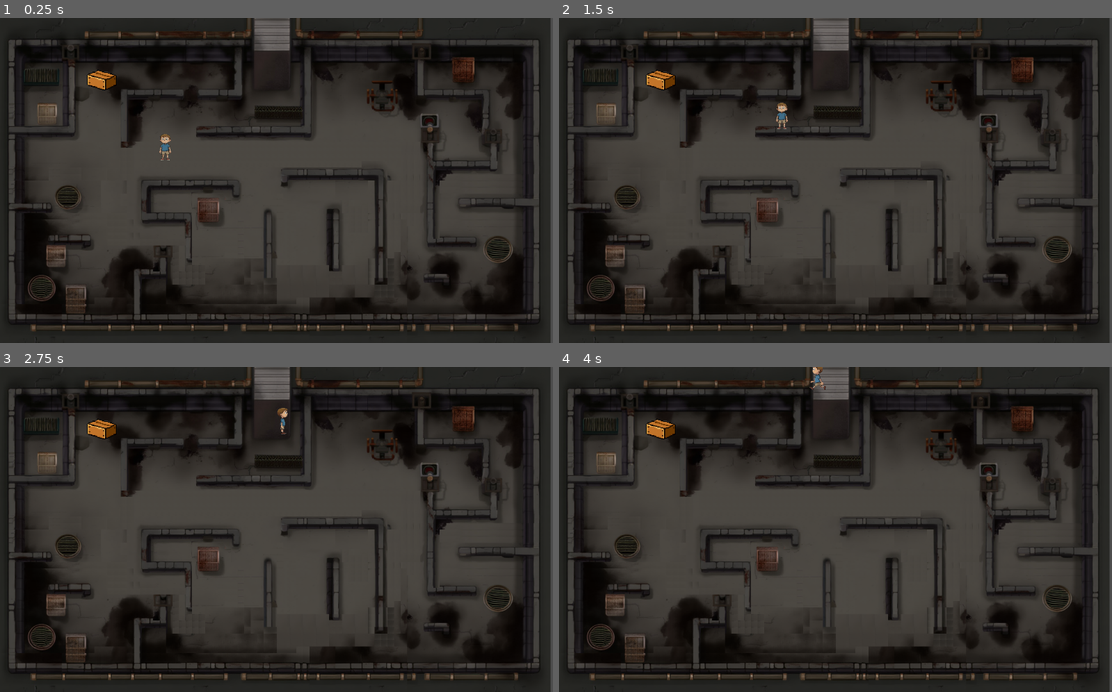
Above: before the commit, frames 1-4 (two rows, left to right).
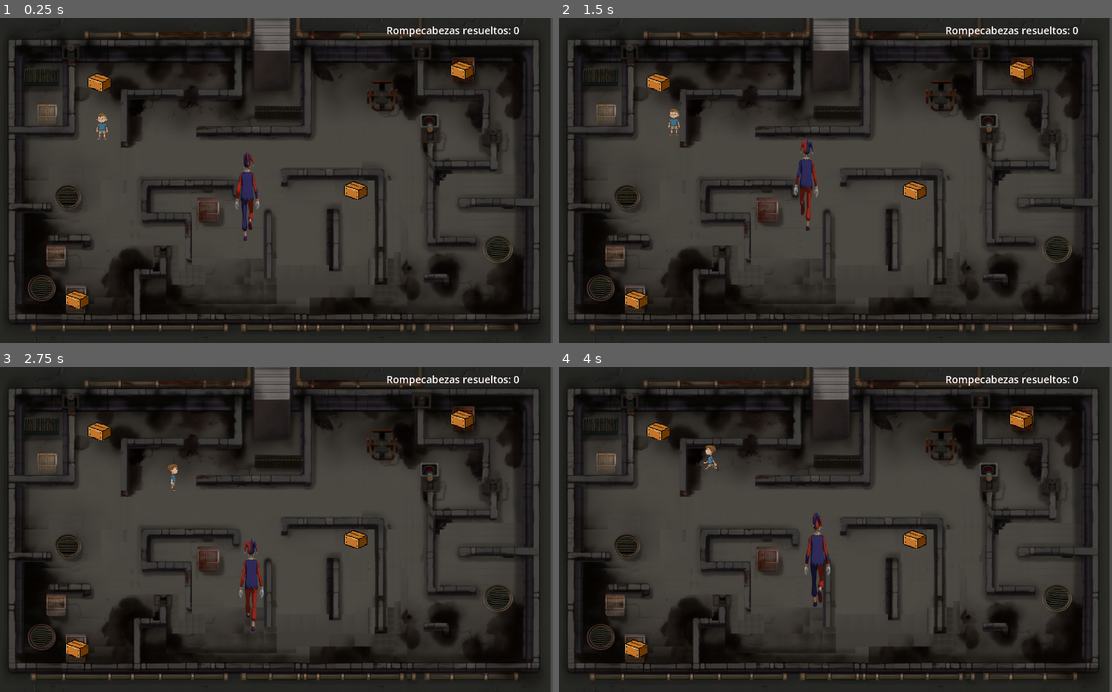
Above: after the commit, the same moments.

Repository: ErnestoGuz/consolechaos
Game: Godot game, scene res://nivel2/scenes/Mundo-2.tscn
The game is run twice, just before and just after one commit, with the same random seed, the same clock (stepped at 60 frames per second) and the same inputs. This scene is started directly instead of the project's main scene.
Inputs (mouse positions are in pixels of both pictures, inside the frame that each line leads up to):
- Up to frame 1 (0.25 s): no input
- Up to frame 2 (1.5 s): move the mouse to (957, 164) at 0.52 s; hold Right (idle_derecha_new) 0.53-1.28 s; hold Up (idle_espalda_new) 0.53-1.28 s; click (957, 164) at 0.67 s; move the mouse to (724, 196) at 1.27 s; hold Down (idle_abajo_new) from 1.28 s (still down); tap Up (idle_espalda_new) at 1.35 s; click (724, 196) at 1.42 s
- Up to frame 3 (2.75 s): move the mouse to (331, 458) at 2.02 s; release Down (idle_abajo_new) at 2.03 s; hold Right (idle_derecha_new) from 2.03 s (still down); hold Up (idle_espalda_new) from 2.03 s (still down); click (331, 458) at 2.17 s
- Up to frame 4 (4 s): move the mouse to (807, 594) at 2.77 s; release Up (idle_espalda_new) at 2.78 s; tap Up (idle_espalda_new) at 2.85 s; click (807, 594) at 2.92 s; move the mouse to (1001, 578) at 3.52 s; release Right (idle_derecha_new) at 3.53 s; hold Left (idle_izquierda_new) from 3.53 s (still down); hold Up (idle_espalda_new) from 3.53 s (still down); click (1001, 578) at 3.67 s

The runs differ from the first frame. In frame 1, 1.7% of the frame differs, in the area x 11-94%, y 2-90%; in frame 2, 1.8%; in frame 3, 1.7%; in frame 4, 1.8%, in the area x 11-94%, y 0-90%.
Error after the commit: Parse Error: Expected resource path after "(". (res://nivel2/Rompecabezas/slide_puzzle_2.0.gd:41)

Commit message:
modificaciones nivel 2

Diff:
--- /dev/null
+++ b/nivel2/Rompecabezas/Puzzlebox.tscn
@@ -0,0 +1,34 @@
+[gd_scene load_steps=7 format=3 uid="uid://ct1hkljg5u4re"]
+
+[ext_resource type="Script" uid="uid://di6imt2sq1syk" path="res://nivel2/Rompecabezas/puzzlebox.gd" id="1_a3sut"]
+[ext_resource type="Texture2D" uid="uid://dwjd5cmevnwc7" path="res://nivel2/images/box.png" id="1_mtutm"]
+[ext_resource type="PackedScene" uid="uid://4o28ss4wqxra" path="res://nivel2/Rompecabezas/SlidePuzzle2.0.tscn" id="2_kgx5t"]
+[ext_resource type="Texture2D" uid="uid://ks6dgfskjbk0" path="res://nivel2/images/descarga.jpg" id="3_kgx5t"]
+
+[sub_resource type="RectangleShape2D" id="RectangleShape2D_a3sut"]
+size = Vector2(84.75, 77)
+
+[sub_resource type="RectangleShape2D" id="RectangleShape2D_t6jbs"]
+size = Vector2(76, 57.875)
+
+[node name="Node2d" type="Node2D"]
+script = ExtResource("1_a3sut")
+puzzle_scene = ExtResource("2_kgx5t")
+puzzle_image = ExtResource("3_kgx5t")
+
+[node name="Area2D" type="Area2D" parent="."]
+
+[node name="CollisionShape2D" type="CollisionShape2D" parent="Area2D"]
+position = Vector2(-2, -7)
+shape = SubResource("RectangleShape2D_a3sut")
+
+[node name="StaticBody2D" type="StaticBody2D" parent="."]
+
+[node name="CollisionShape2D" type="CollisionShape2D" parent="StaticBody2D"]
+position = Vector2(-2, -2)
+shape = SubResource("RectangleShape2D_t6jbs")
+
+[node name="Sprite2D" type="Sprite2D" parent="."]
+position = Vector2(0.9999995, -4.7683716e-07)
+scale = Vector2(0.17400001, 0.17999999)
+texture = ExtResource("1_mtutm")
--- a/nivel2/Rompecabezas/Puzzletigger.gd
+++ /dev/null
@@ -1,23 +0,0 @@
-extends Node2D
-
-@export var SlidePuzzle: PackedScene
-var puzzle_instance: CanvasLayer
-
-func _ready():
-	$Area2D.body_entered.connect(_on_body_entered)
-
-func _on_body_entered(body):
-	if body.name == "Jugador" and not puzzle_instance:
-		puzzle_instance = SlidePuzzle.instantiate()
-		get_tree().root.add_child(puzzle_instance)  # Agrega al árbol de UI
-
-		# Centrar el Control dentro del CanvasLayer
-		var screen_size = get_viewport().get_visible_rect().size
-		puzzle_instance.get_node("Control").position = screen_size / 2
-
-		# Conectar señal para cerrar automáticamente
-		puzzle_instance.puzzle_completed.connect(_on_puzzle_completed)
-
-func _on_puzzle_completed():
-	puzzle_instance.queue_free()
-	puzzle_instance = null
--- a/nivel2/Rompecabezas/Puzzletigger.tscn
+++ /dev/null
@@ -1,34 +0,0 @@
-[gd_scene load_steps=6 format=3 uid="uid://dqrx83xkb7wm3"]
-
-[ext_resource type="Script" uid="uid://www4qdx8gjks" path="res://nivel2/Rompecabezas/Puzzletigger.gd" id="1_l0yol"]
-[ext_resource type="PackedScene" uid="uid://dvlx1c8sq5vp" path="res://nivel2/Slidepuzzle.tscn" id="2_exx30"]
-[ext_resource type="Texture2D" uid="uid://dwjd5cmevnwc7" path="res://nivel2/images/box.png" id="2_j2df0"]
-
-[sub_resource type="RectangleShape2D" id="RectangleShape2D_jtvc7"]
-size = Vector2(69, 50)
-
-[sub_resource type="RectangleShape2D" id="RectangleShape2D_j2df0"]
-size = Vector2(112, 80)
-
-[node name="Puzzletigger" type="Node2D"]
-script = ExtResource("1_l0yol")
-SlidePuzzle = ExtResource("2_exx30")
-
-[node name="StaticBody2D" type="StaticBody2D" parent="."]
-
-[node name="Sprite2D" type="Sprite2D" parent="StaticBody2D"]
-position = Vector2(216.00002, 104)
-scale = Vector2(0.224, 0.192)
-texture = ExtResource("2_j2df0")
-
-[node name="CollisionShape2D" type="CollisionShape2D" parent="StaticBody2D"]
-position = Vector2(213.5, 104)
-shape = SubResource("RectangleShape2D_jtvc7")
-
-[node name="Area2D" type="Area2D" parent="."]
-
-[node name="CollisionShape2D" type="CollisionShape2D" parent="Area2D"]
-position = Vector2(216, 104)
-shape = SubResource("RectangleShape2D_j2df0")
-
-[connection signal="body_entered" from="Area2D" to="." method="_on_area_2d_body_entered"]
--- a/nivel2/Rompecabezas/SlidePuzzle.tscn
+++ b/nivel2/Rompecabezas/SlidePuzzle.tscn
@@ -11,36 +11,41 @@
 
 [node name="ColorRect" type="ColorRect" parent="."]
 layout_mode = 0
-offset_right = 488.0
-offset_bottom = 328.0
+offset_top = 8.0
+offset_right = 752.0
+offset_bottom = 568.0
 color = Color(0.6843959, 0.4875852, 0.40320212, 1)
 
 [node name="Panel" type="Panel" parent="."]
 layout_mode = 0
-offset_right = 480.0
-offset_bottom = 320.0
+offset_right = 752.0
+offset_bottom = 568.0
 
 [node name="punto" type="Control" parent="Panel"]
-anchors_preset = 0
-offset_left = 128.0
-offset_top = 64.0
-offset_right = 128.0
-offset_bottom = 64.0
+layout_mode = 1
+anchors_preset = 8
+anchor_left = 0.5
+anchor_top = 0.5
+anchor_right = 0.5
+anchor_bottom = 0.5
+grow_horizontal = 2
+grow_vertical = 2
 
 [node name="Ganaste" type="Label" parent="Panel"]
 layout_mode = 0
 offset_left = 256.0
-offset_top = 232.0
+offset_top = 256.0
 offset_right = 455.0
-offset_bottom = 301.0
+offset_bottom = 325.0
 theme_override_colors/font_color = Color(1, 1, 0.09411765, 1)
 theme_override_font_sizes/font_size = 50
 text = "Ganaste"
 
 [node name="TimerLabel" type="Label" parent="Panel"]
 layout_mode = 0
-offset_left = 392.0
-offset_top = 8.0
-offset_right = 433.0
-offset_bottom = 31.0
+offset_left = 32.0
+offset_top = 160.0
+offset_right = 79.0
+offset_bottom = 186.0
+theme_override_font_sizes/font_size = 18
 text = "00:00"
--- /dev/null
+++ b/nivel2/Rompecabezas/SlidePuzzle2.0.tscn
@@ -0,0 +1,27 @@
+[gd_scene load_steps=3 format=3 uid="uid://4o28ss4wqxra"]
+
+[ext_resource type="Script" uid="uid://dvlly13vk1qh8" path="res://nivel2/Rompecabezas/slide_puzzle_2.0.gd" id="1_g4g1s"]
+[ext_resource type="Texture2D" uid="uid://bxuowjkqah5u0" path="res://nivel2/images/smile2.jpg" id="2_3umvj"]
+
+[node name="Node2D" type="Node2D"]
+script = ExtResource("1_g4g1s")
+image = ExtResource("2_3umvj")
+
+[node name="punto" type="Node2D" parent="."]
+position = Vector2(128, 64)
+
+[node name="Ganaste" type="Label" parent="."]
+offset_left = 160.0
+offset_top = 96.0
+offset_right = 288.0
+offset_bottom = 144.0
+theme_override_font_sizes/font_size = 30
+text = "Ganaste"
+
+[node name="TimerLabel" type="Label" parent="."]
+offset_left = 384.0
+offset_top = 16.0
+offset_right = 445.0
+offset_bottom = 50.0
+theme_override_font_sizes/font_size = 24
+text = "00:00"
--- a/nivel2/Rompecabezas/puzzle_canvas.tscn
+++ /dev/null
@@ -1,44 +0,0 @@
-[gd_scene format=3 uid="uid://cys1yj044bqa5"]
-
-[node name="CanvasLayer" type="CanvasLayer"]
-
-[node name="Control" type="Control" parent="."]
-layout_mode = 3
-anchors_preset = 0
-offset_right = 40.0
-offset_bottom = 40.0
-
-[node name="ColorRect" type="ColorRect" parent="Control"]
-layout_mode = 0
-offset_right = 464.0
-offset_bottom = 344.0
-
-[node name="Panel" type="Panel" parent="Control"]
-layout_mode = 0
-offset_right = 464.0
-offset_bottom = 328.0
-
-[node name="punto" type="Control" parent="Control/Panel"]
-anchors_preset = 0
-offset_left = 128.0
-offset_top = 64.0
-offset_right = 128.0
-offset_bottom = 64.0
-
-[node name="Ganaste" type="Label" parent="Control/Panel"]
-layout_mode = 0
-offset_left = 256.0
-offset_top = 232.0
-offset_right = 455.0
-offset_bottom = 301.0
-theme_override_colors/font_color = Color(1, 1, 0.09411765, 1)
-theme_override_font_sizes/font_size = 50
-text = "Ganaste"
-
-[node name="TimerLabel" type="Label" parent="Control/Panel"]
-layout_mode = 0
-offset_left = 392.0
-offset_top = 8.0
-offset_right = 433.0
-offset_bottom = 31.0
-text = "00:00"
--- /dev/null
+++ b/nivel2/Rompecabezas/puzzlebox.gd
@@ -0,0 +1,34 @@
+extends Node2D
+
+@export var puzzle_scene: PackedScene  # Aquí asignarás SlidePuzzle.tscn
+@export var puzzle_image: Texture2D    # Imagen personalizada para esta caja
+
+@onready var player = get_node("/root/Main/Jugador")
+
+func _ready():
+	$Area2D.connect("body_entered", Callable(self, "_on_body_entered"))
+
+func _on_body_entered(body):
+	if body.name != "Jugador":
+		return
+
+	var puzzle_instance = puzzle_scene.instantiate()
+	puzzle_instance.image = puzzle_image
+	puzzle_instance.visible = true
+
+	# Conectar señal para reactivar al jugador cuando se resuelva
+	puzzle_instance.puzzle_completed.connect(_on_puzzle_completed)
+
+	# Agregar el puzzle al escenario principal
+	get_tree().current_scene.add_child(puzzle_instance)
+
+	# Desactivar al jugador
+	player.set_process(false)
+	player.set_physics_process(false)
+
+func _on_puzzle_completed():
+	player.set_process(true)
+	player.set_physics_process(true)
+
+	var main= get_node("/root/Main")
+	main.increment_puzzle_count()
--- a/nivel2/Rompecabezas/slide_puzzle.gd
+++ b/nivel2/Rompecabezas/slide_puzzle.gd
@@ -18,7 +18,7 @@
 @onready var punto: Control = $Panel/punto
 @onready var win_label: Label = $Panel/Ganaste
 
-
+var max_time := 90.0  # Tiempo límite en segundos
 var start_time := 0.0
 var timer_running := false
 var piece_size := Vector2()
@@ -28,6 +28,8 @@
 var is_shuffling := false
 var is_solved := false
 var last_piece: TextureRect
+
+
 
 func _ready():
 	# Fondo semitransparente
@@ -95,6 +97,17 @@
 			tr.size = piece_size
 			tr.position = base_pos + Vector2(x, y) * piece_size
 			tr.mouse_filter = Control.MOUSE_FILTER_PASS
+
+			var label := Label.new()
+			label.text = str(y * cols + x + 1)
+			label.size = piece_size
+			label.horizontal_alignment = HORIZONTAL_ALIGNMENT_CENTER
+			label.vertical_alignment = VERTICAL_ALIGNMENT_CENTER
+			label.autowrap_mode = TextServer.AUTOWRAP_OFF
+			label.modulate= Color.BLACK
+			label.add_theme_color_override("font_size",24)
+
+			tr.add_child(label)
 			add_child(tr)
 
 			var piece = {
@@ -129,9 +142,9 @@
 		win_label.visible = false
 		win_label.modulate.a = 0.0
 
-	var num_moves = cols * rows * 10
+	var num_moves = cols * rows * 5
 	for i in range(num_moves):
-		await get_tree().create_timer(0.02).timeout
+		await get_tree().create_timer(0.01).timeout
 		random_move()
 	is_shuffling = false
 
@@ -201,6 +214,31 @@
 func _process(delta):
 	if timer_running:
 		var elapsed = Time.get_ticks_msec() / 1000.0 - start_time
+		var remaining = max_time - elapsed
+
+		if remaining <= 0.0:
+			timer_running= false
+			show_defeat()
+			return
+
 		var minutes = int(elapsed / 60)
 		var seconds = int(elapsed) % 60
 		timer_label.text = "%02d:%02d" % [minutes, seconds]
+
+func show_defeat():
+	timer_label.text= "01:30"
+	var defeat_label := Label.new()
+	defeat_label.text= "Tiempo agotado"
+	defeat_label.size = Vector2(300,50)
+	defeat_label.position = get_viewport().get_visible_rect().size / 2 - defeat_label.size / 2
+	defeat_label.horizontal_alignment = HORIZONTAL_ALIGNMENT_CENTER
+	defeat_label.vertical_alignment = VERTICAL_ALIGNMENT_CENTER
+	defeat_label.add_theme_color_override("font_size", 32)
+	defeat_label.modulate = Color.RED
+	add_child(defeat_label)
+
+	await get_tree().create_timer(2.0).timeout
+	queue_free()
+
+func open_puzzle():
+	visible = true
--- a/nivel2/slidepuzzle.gd
+++ b/nivel2/Rompecabezas/slide_puzzle_2.0.gd
@@ -1,22 +1,23 @@
-extends CanvasLayer
+extends Node2D
+
 signal puzzle_completed
 
 @export_category("Imagen")
 @export var image: Texture2D
 @export_range(2, 10) var cols := 4
 @export_range(2, 10) var rows := 4
-@export_range(0.1, 10.0, 0.05) var scale_factor := 1.0
+@export_range(0.1, 10.0, 0.05) var scale_factor := 1.5
 
 @export_category("Colores")
 @export var border_color := Color(0.86, 0.238, 0.632, 1.0)
 @export var border_width := 25.0
 @export var piece_bg_color := Color.WHITE
 @export var scene_bg_color := Color(0.2, 0.2, 0.2)
-
-@onready var ui_root: Control = $Control
-@onready var punto: Control = $Control/Panel/punto
-@onready var win_label: Label = $Control/Panel/Ganaste
-@onready var timer_label: Label = $Control/Panel/TimerLabel
+@onready var timer_label: Label = $TimerLabel
+
+
+@onready var punto: Node2D = $punto
+@onready var win_label: Label = $Ganaste
 
 var start_time := 0.0
 var timer_running := false
@@ -29,10 +30,18 @@
 var last_piece: TextureRect
 
 func _ready():
-	# Animación de entrada
-	ui_root.modulate.a = 0.0
-	var tween = create_tween()
-	tween.tween_property(ui_root, "modulate:a", 1.0, 0.8).set_trans(Tween.TRANS_SINE).set_ease(Tween.EASE_OUT)
+	var scene_bg := ColorRect.new()
+	scene_bg.color = scene_bg_color
+	scene_bg.position = Vector2.ZERO
+	scene_bg.size = Vector2(5000, 5000)
+	scene_bg.z_index = -1000
+	add_child(scene_bg)
+
+	var overlay:= Sprite2D.new()
+	overlay.texture = preload()
+	overlay.scale = get_viewport().get_visible_rect().size / overlay.texture.get.size()
+	overlay.z_index= -100
+	add_child(overlay)
 
 	if win_label:
 		win_label.visible = true
@@ -44,34 +53,30 @@
 	var img = image.get_image()
 	img.resize(img.get_width() * scale_factor, img.get_height() * scale_factor)
 	piece_size = Vector2(img.get_width() / cols, img.get_height() / rows)
-	var base_pos = punto.position
-
-	# Marco del puzzle
+	var base_pos = punto.global_position
+
 	var border_rect = ColorRect.new()
 	border_rect.color = border_color
 	border_rect.size = Vector2(img.get_size()) + Vector2(border_width * 2, border_width * 2)
 	border_rect.position = base_pos - Vector2(border_width, border_width)
 	border_rect.z_index = -20
-	ui_root.add_child(border_rect)
-
-	# Fondo de cada pieza
+	add_child(border_rect)
+
 	for y in range(rows):
 		for x in range(cols):
 			var bg_rect := ColorRect.new()
 			bg_rect.color = piece_bg_color
 			bg_rect.size = piece_size
-			bg_rect.position = base_pos + Vector2(x, y) * piece_size
+			bg_rect.position = base_pos + Vector2(x,y) * piece_size
 			bg_rect.z_index = -10
-			ui_root.add_child(bg_rect)
-
-	# Inicializar matriz
+			add_child(bg_rect)
+
 	matrix.clear()
 	for y in range(rows):
 		matrix.append([])
 		for x in range(cols):
 			matrix[y].append(null)
 
-	# Crear piezas
 	for y in range(rows):
 		for x in range(cols):
 			if x == cols - 1 and y == rows - 1:
@@ -89,7 +94,7 @@
 			tr.size = piece_size
 			tr.position = base_pos + Vector2(x, y) * piece_size
 			tr.mouse_filter = Control.MOUSE_FILTER_PASS
-			punto.add_child(tr)
+			add_child(tr)
 
 			var piece = {
 				"tex_rect": tr,
@@ -98,7 +103,6 @@
 			matrix[y][x] = piece
 			pieces.append(piece)
 
-	# Última pieza oculta
 	var last_region = Rect2(Vector2(cols - 1, rows - 1) * piece_size, piece_size)
 	var last_img = img.get_region(last_region)
 	var last_tex = ImageTexture.create_from_image(last_img)
@@ -110,11 +114,14 @@
 	last_piece.size = piece_size
 	last_piece.position = base_pos + Vector2(cols - 1, rows - 1) * piece_size
 	last_piece.visible = false
-	punto.add_child(last_piece)
+	add_child(last_piece)
 
 	shuffle_pieces()
+	print("¿Mezcla terminada?", is_shuffling)
 	start_time = Time.get_ticks_msec() / 1000.0
 	timer_running = true
+
+
 
 func shuffle_pieces():
 	is_shuffling = true
@@ -138,18 +145,18 @@
 		if new_pos.x >= 0 and new_pos.x < cols and new_pos.y >= 0 and new_pos.y < rows:
 			var piece = matrix[new_pos.y][new_pos.x]
 			if piece:
-				piece["tex_rect"].position = punto.position + Vector2(empty_pos.x, empty_pos.y) * piece_size
+				piece["tex_rect"].position = punto.global_position + Vector2(empty_pos.x, empty_pos.y) * piece_size
 				matrix[empty_pos.y][empty_pos.x] = piece
 				matrix[new_pos.y][new_pos.x] = null
 				empty_pos = new_pos
 			break
 
-func _unhandled_input(event):
+func _input(event):
 	if is_shuffling or is_solved:
 		return
 
 	if event is InputEventMouseButton and event.button_index == MOUSE_BUTTON_LEFT and event.pressed:
-		var base_pos = punto.position
+		var base_pos = punto.global_position
 		var click_pos = (event.position - base_pos) / piece_size
 		var piece_pos = Vector2i(click_pos)
 
@@ -161,27 +168,25 @@
 				matrix[piece_pos.y][piece_pos.x] = null
 				empty_pos = piece_pos
 				check_if_solved()
+	print("Clic detectado en:", event.position)
+
 
 func check_if_solved():
 	if is_shuffling:
 		return
 
 	for piece in pieces:
-		var expected_pos = punto.position + Vector2(piece["original_pos"].x, piece["original_pos"].y) * piece_size
+		var expected_pos = punto.global_position + Vector2(piece["original_pos"].x, piece["original_pos"].y) * piece_size
 		if piece["tex_rect"].position != expected_pos:
 			return
 
 	is_solved = true
-	timer_running = false
+	timer_running= false
 	show_last_piece()
-
-	# Cierre automático
-	emit_signal("puzzle_completed")
-	queue_free()
 
 func show_last_piece():
 	last_piece.visible = true
-	last_piece.modulate = Color(1, 1, 1, 0)
+	last_piece.modulate = Color(1, 1, 1, 0)  # Comienza invisible
 
 	var tween = create_tween()
 	tween.tween_property(last_piece, "modulate:a", 1.0, 1.0).set_trans(Tween.TRANS_SINE).set_ease(Tween.EASE_IN_OUT)
@@ -192,9 +197,10 @@
 		var tween_label = create_tween()
 		tween_label.tween_property(win_label, "modulate:a", 1.0, 1.5).set_trans(Tween.TRANS_SINE).set_ease(Tween.EASE_IN_OUT)
 
+
 func _process(delta):
 	if timer_running:
 		var elapsed = Time.get_ticks_msec() / 1000.0 - start_time
-		var minutes = int(elapsed / 60)
-		var seconds = int(elapsed) % 60
+		var minutes  = int(elapsed/60)
+		var seconds = int(elapsed)%60
 		timer_label.text = "%02d:%02d" % [minutes, seconds]
--- a/nivel2/Slidepuzzle.tscn
+++ /dev/null
@@ -1,50 +0,0 @@
-[gd_scene load_steps=3 format=3 uid="uid://dvlx1c8sq5vp"]
-
-[ext_resource type="Script" uid="uid://b2i5i2kh564t" path="res://nivel2/slidepuzzle.gd" id="1_4soli"]
-[ext_resource type="Texture2D" uid="uid://4lriy40okqv3" path="res://nivel2/images/pay1.jpeg" id="2_rbii4"]
-
-[node name="CanvasLayer" type="CanvasLayer"]
-script = ExtResource("1_4soli")
-image = ExtResource("2_rbii4")
-
-[node name="Control" type="Control" parent="."]
-layout_mode = 3
-anchors_preset = 0
-offset_right = 40.0
-offset_bottom = 40.0
-
-[node name="ColorRect" type="ColorRect" parent="Control"]
-layout_mode = 0
-offset_right = 464.0
-offset_bottom = 344.0
-
-[node name="Panel" type="Panel" parent="Control"]
-layout_mode = 0
-offset_top = 8.0
-offset_right = 464.0
-offset_bottom = 336.0
-
-[node name="punto" type="Control" parent="Control/Panel"]
-anchors_preset = 0
-offset_left = 100.0
-offset_top = 60.0
-offset_right = 100.0
-offset_bottom = 60.0
-
-[node name="Ganaste" type="Label" parent="Control/Panel"]
-layout_mode = 0
-offset_left = 112.0
-offset_top = 128.0
-offset_right = 311.0
-offset_bottom = 197.0
-theme_override_colors/font_color = Color(1, 1, 0.09411765, 1)
-theme_override_font_sizes/font_size = 50
-text = "Ganaste"
-
-[node name="TimerLabel" type="Label" parent="Control/Panel"]
-layout_mode = 0
-offset_left = 16.0
-offset_top = 32.0
-offset_right = 57.0
-offset_bottom = 55.0
-text = "00:00"
--- a/nivel2/scenes/Jugador-2.tscn
+++ b/nivel2/scenes/Jugador-2.tscn
@@ -90,19 +90,17 @@
 }]
 
 [sub_resource type="RectangleShape2D" id="RectangleShape2D_pqx6n"]
-size = Vector2(112, 136)
+size = Vector2(56, 148)
 
 [node name="enemigo" type="CharacterBody2D"]
 position = Vector2(94, 51)
 script = ExtResource("1_l8v5o")
 
 [node name="AnimatedSprite2D" type="AnimatedSprite2D" parent="."]
-position = Vector2(417.99997, 237)
-scale = Vector2(0.30000007, 0.25185186)
+position = Vector2(394.51907, 209.10567)
+scale = Vector2(0.23736559, 0.33725345)
 sprite_frames = SubResource("SpriteFrames_dlx6f")
-animation = &"espaldas"
-frame = 4
 
 [node name="CollisionShape2D" type="CollisionShape2D" parent="."]
-position = Vector2(394, 229)
+position = Vector2(398, 207)
 shape = SubResource("RectangleShape2D_pqx6n")
--- a/nivel2/scenes/Mundo-2.tscn
+++ b/nivel2/scenes/Mundo-2.tscn
@@ -1,10 +1,14 @@
-[gd_scene load_steps=9 format=4 uid="uid://dk8baj4m8sl3j"]
+[gd_scene load_steps=13 format=4 uid="uid://dk8baj4m8sl3j"]
 
 [ext_resource type="Script" uid="uid://dr3d24lg5clnj" path="res://nivel2/scripts/mundo_2.gd" id="1_fih2i"]
 [ext_resource type="Texture2D" uid="uid://dcpkr8rbacxma" path="res://nivel2/images/Escenario.png" id="1_yvd7t"]
 [ext_resource type="PackedScene" uid="uid://cxga1fu8smk2v" path="res://nivel2/scenes/jugador-1.tscn" id="2_fih2i"]
 [ext_resource type="Texture2D" uid="uid://bno2a83bj8yoc" path="res://nivel2/images/escenario2.png" id="3_jyhyq"]
-[ext_resource type="PackedScene" uid="uid://dqrx83xkb7wm3" path="res://nivel2/Rompecabezas/Puzzletigger.tscn" id="5_jyhyq"]
+[ext_resource type="PackedScene" uid="uid://bo8bwkx5epa7d" path="res://nivel2/scenes/Jugador-2.tscn" id="5_alb0f"]
+[ext_resource type="PackedScene" uid="uid://ct1hkljg5u4re" path="res://nivel2/Rompecabezas/Puzzlebox.tscn" id="5_jyhyq"]
+[ext_resource type="Texture2D" uid="uid://bxuowjkqah5u0" path="res://nivel2/images/smile2.jpg" id="6_fwqd2"]
+[ext_resource type="Texture2D" uid="uid://sg1t07datn4m" path="res://nivel2/images/images.jpg" id="7_m4h23"]
+[ext_resource type="Texture2D" uid="uid://dxpsooo1q4fvm" path="res://nivel2/images/luna.jpg" id="8_cjvry"]
 
 [sub_resource type="TileSetAtlasSource" id="TileSetAtlasSource_w2km0"]
 texture = ExtResource("1_yvd7t")
@@ -6069,8 +6073,39 @@
 tile_map_data = PackedByteArray("AAD//wAAAAAAAAAAAAD//wEAAAAAAAEAAAD//wIAAAAAAAIAAAD//wMAAAAAAAMAAAD//wQAAAAAAAQAAAD//w …(67920 unchanged characters)…
 tile_set = SubResource("TileSet_jyhyq")
 
-[node name="Jugador" parent="." instance=ExtResource("2_fih2i")]
+[node name="Jugador" parent="." groups=["Player"] instance=ExtResource("2_fih2i")]
 position = Vector2(240, 264)
 
-[node name="Node2D" parent="." instance=ExtResource("5_jyhyq")]
-position = Vector2(28, 49)
+[node name="enemigo" parent="." instance=ExtResource("5_alb0f")]
+position = Vector2(-152, 205)
+player_path = NodePath("../Jugador")
+
+[node name="Node2d" parent="." instance=ExtResource("5_jyhyq")]
+position = Vector2(237, 159)
+
+[node name="Node2d2" parent="." instance=ExtResource("5_jyhyq")]
+position = Vector2(182, 694)
+puzzle_image = ExtResource("6_fwqd2")
+
+[node name="Node2d3" parent="." instance=ExtResource("5_jyhyq")]
+position = Vector2(1127, 129)
+puzzle_image = ExtResource("7_m4h23")
+
+[node name="Node2d4" parent="." instance=ExtResource("5_jyhyq")]
+position = Vector2(866, 425)
+puzzle_image = ExtResource("8_cjvry")
+
+[node name="UI" type="CanvasLayer" parent="."]
+
+[node name="PuzzleCounter" type="Label" parent="UI"]
+offset_left = 957.0
+offset_top = 13.0
+offset_right = 1296.0
+offset_bottom = 48.0
+theme_override_colors/font_color = Color(0.99102217, 0.96176773, 0.95977026, 1)
+theme_override_font_sizes/font_size = 25
+text = "Rompecabezas Resueltos : 0"
+
+[editable path="Node2d2"]
+[editable path="Node2d3"]
+[editable path="Node2d4"]
--- a/nivel2/scenes/jugador-1.tscn
+++ b/nivel2/scenes/jugador-1.tscn
@@ -118,11 +118,11 @@
 script = ExtResource("1_6jk6k")
 
 [node name="AnimatedSprite2D" type="AnimatedSprite2D" parent="."]
-position = Vector2(157.25, 56)
+position = Vector2(2, 5)
 scale = Vector2(0.17659575, 0.16444445)
 sprite_frames = SubResource("SpriteFrames_g5e25")
 animation = &"idle_abajo_new"
 
 [node name="CollisionShape2D" type="CollisionShape2D" parent="."]
-position = Vector2(160, 53)
+position = Vector2(2, 5)
 shape = SubResource("RectangleShape2D_g5e25")
--- a/nivel2/scripts/mundo_2.gd
+++ b/nivel2/scripts/mundo_2.gd
@@ -1 +1,14 @@
 extends Node2D
+
+var puzzles_completed := 0
+@onready var counter_label: Label = $UI/PuzzleCounter
+
+func _ready():
+	update_counter()
+
+func increment_puzzle_count():
+	puzzles_completed += 1
+	update_counter()
+
+func update_counter():
+	counter_label.text = "Rompecabezas resueltos: %d" % puzzles_completed
--- a/nivel2/scripts/payaso.gd
+++ b/nivel2/scripts/payaso.gd
@@ -66,7 +66,7 @@
 			if velocity.x > 0:
 				animated_sprite.play("derecha")
 			else:
-				animated_sprite.play("izquierda")
+				animated_sprite.play("Izquierda")
 		else:
 			animated_sprite.play("espaldas")
 	else:
--- a/nivel2/scripts/puzzle_box.gd
+++ /dev/null
@@ -1,12 +0,0 @@
-extends StaticBody2D
-
-@export var SlidePuzzle: PackedScene
-var puzzle_instance: Node2D
-
-func _input_event(viewport, event, shape_idx):
-	if event is InputEventMouseButton and event.pressed and event.button_index == MOUSE_BUTTON_LEFT:
-		if not puzzle_instance:
-			puzzle_instance = SlidePuzzle.instantiate()
-			get_tree().current_scene.add_child(puzzle_instance)
-			puzzle_instance.global_position = global_position + Vector2(0, -100)  # Ajusta según tu diseño
-	print("¡Clic detectado!")
--- a/project.godot
+++ b/project.godot
@@ -62,6 +62,11 @@
 "events": [Object(InputEventKey,"resource_local_to_scene":false,"resource_name":"","device":0,"window_id":0,"alt_presse …(194 unchanged characters)…
 ]
 }
+interact={
+"deadzone": 0.2,
+"events": [Object(InputEventKey,"resource_local_to_scene":false,"resource_name":"","device":0,"window_id":0,"alt_pressed":false,"shift_pressed":false,"ctrl_pressed":false,"meta_pressed":false,"pressed":false,"keycode":0,"physical_keycode":66,"key_label":0,"unicode":0,"location":0,"echo":false,"script":null)
+]
+}
 
 [rendering]
 
Not shown, removed: nivel2/Rompecabezas/Puzzletigger.gd.uid
Not shown, added: nivel2/Rompecabezas/puzzlebox.gd.uid
Not shown, added: nivel2/Rompecabezas/slide_puzzle_2.0.gd.uid
Binary file added: nivel2/images/images.jpg
Not shown, changed: nivel2/images/images.jpg.import
Binary file removed: nivel2/images/jugador.png
Binary file added: nivel2/images/luna.jpg
Not shown, added: nivel2/images/luna.jpg.import
Binary file added: nivel2/images/smile2.jpg
Not shown, added: nivel2/images/smile2.jpg.import
Not shown, removed: nivel2/scripts/puzzle_box.gd.uid
Not shown, removed: nivel2/slidepuzzle.gd.uid
